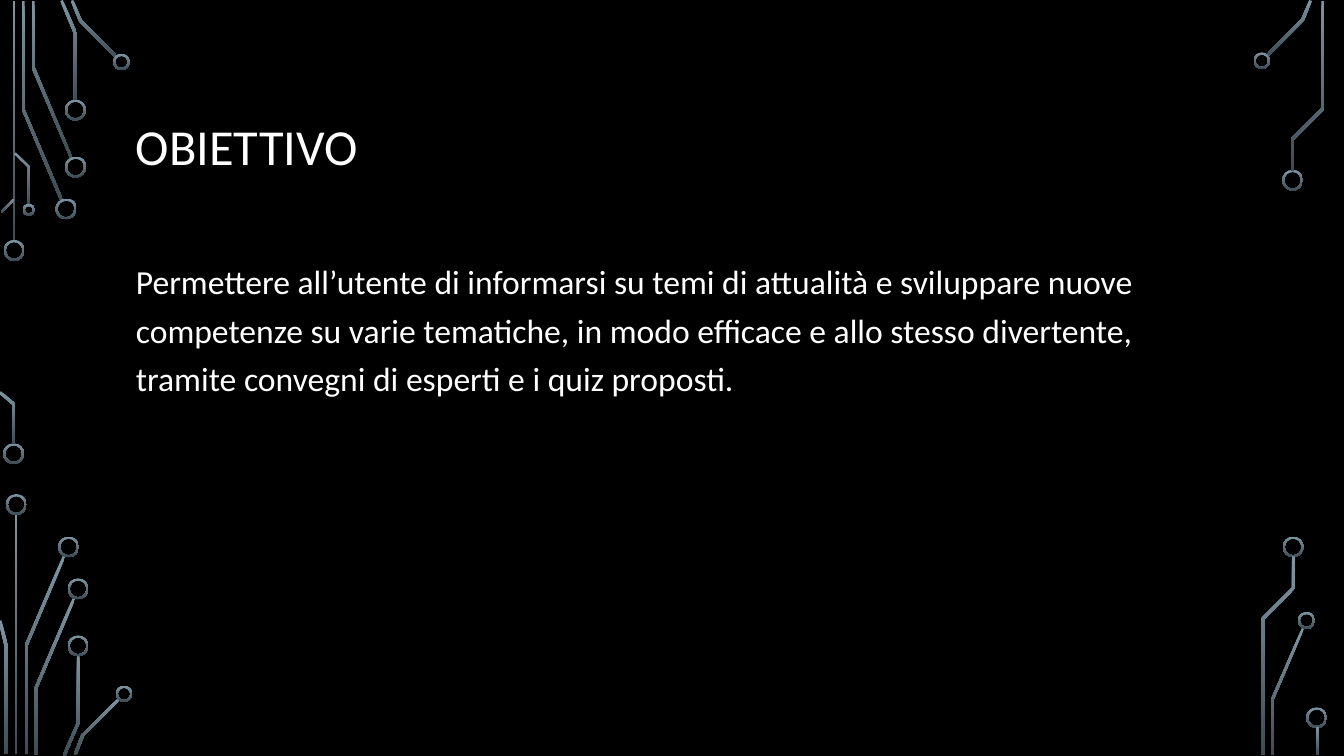
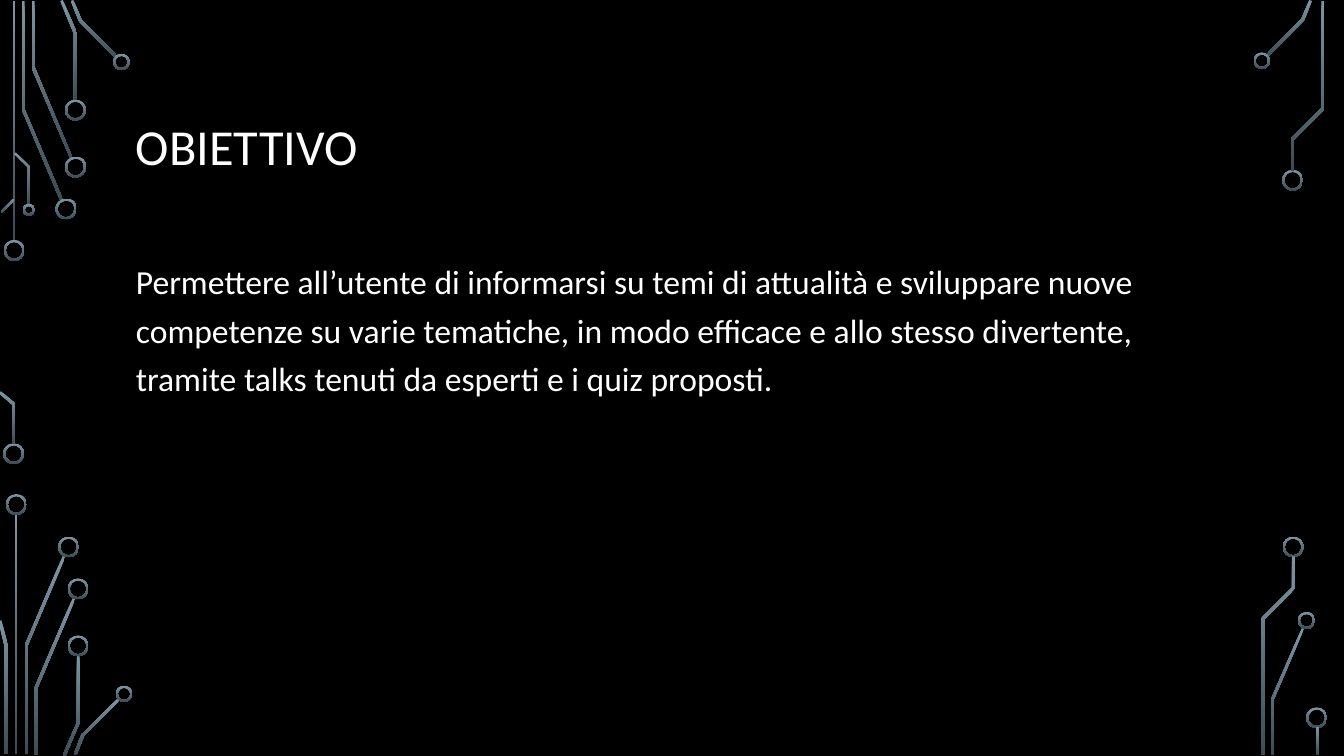
Before and after one commit to carraraFederico/TEDxLearn_ProgettoCloudMobile_2024, a slide deck: slide 3 of TEDxLearn.pptx. Drawn at 1344x756 pixels with LibreOffice and Linux fonts; fonts in the diff are those of the drawing; background and template pictures are left out. Boxes give left, top, right and bottom in pixels: in the first picture for what was removed or moved away, otherwise in the second. Text is boxed around its words. In the diff, an @@ line names an element or a change of style, - is before the commit and + after.

```diff
--- a/TEDxLearn.pptx
+++ b/TEDxLearn.pptx
@@ text at bbox=[136, 270, 1132, 397]: text changed @@
-Permettere all’utente di informarsi su temi di attualità e sviluppare nuove competenze su varie tematiche, in modo efficace e allo stesso divertente, tramite convegni di esperti e i quiz proposti.
+Permettere all’utente di informarsi su temi di attualità e sviluppare nuove competenze su varie tematiche, in modo efficace e allo stesso divertente, tramite talks tenuti da esperti e i quiz proposti.
```
Also in this commit, not shown: 2 other slides changed.
